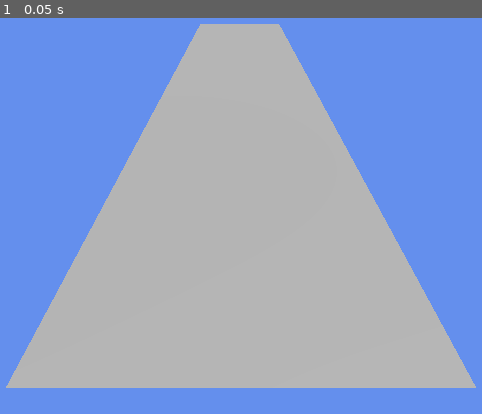
Above: before the commit, frame 1.
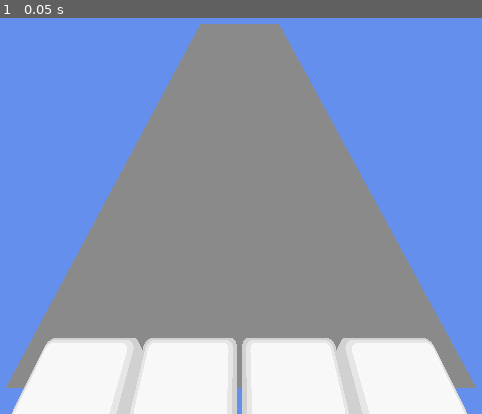
Above: after the commit, the same moment.

Repository: ISC2480/Project-Rhythm-
Game: Godot game, scene res://Scenes/gameplay.tscn
Two runs of this game, one before a commit and one after it. Both use one fixed random seed, a clock stepped at 60 frames per second and the inputs below.
Inputs:
- Up to frame 1 (0.05 s): no input

The runs differ from the first frame. In frame 1, 58% of the frame differs, in the area x 1-99%, y 1-100%.

Commit message:
added the tap buttons, aligned them best I could, updated lighting so it doesn't blind you when hitting run

Diff:
--- a/Scenes/gameplay.tscn
+++ b/Scenes/gameplay.tscn
@@ -2,6 +2,7 @@
 
 [ext_resource type="PackedScene" uid="uid://ghrdot3ccx0c" path="res://Scenes/stage.tscn" id="1_wbxth"]
 [ext_resource type="Script" uid="uid://s43vaqp5efoe" path="res://Scripts/Gameplay/judgement_system.gd" id="2_ej4tk"]
+[ext_resource type="PackedScene" uid="uid://cgqij81q33yig" path="res://Scenes/tapButtons.tscn" id="3_m34ki"]
 
 [sub_resource type="Environment" id="Environment_x5sen"]
 background_mode = 1
@@ -26,7 +27,11 @@
 environment = SubResource("Environment_x5sen")
 
 [node name="DirectionalLight3D" type="DirectionalLight3D" parent="." unique_id=124798344]
-transform = Transform3D(0.8660254, -0.35355338, 0.35355338, 0, 0.70710677, 0.70710677, -0.5, -0.6123724, 0.6123724, 0, 0, 0)
+transform = Transform3D(1, 0, 0, 0, 1, 0, 0, 0, 1, -0.112906724, 2.5486145, 0.1647929)
+light_energy = 0.5
 
 [node name="JudgementSystem" type="Node" parent="." unique_id=1436275965]
 script = ExtResource("2_ej4tk")
+
+[node name="TapButtons" parent="." unique_id=1982222464 instance=ExtResource("3_m34ki")]
+transform = Transform3D(0.55, 0, 0, 0, 1, 0, 0, 0, 1, -0.22, 0.1, 0)
--- /dev/null
+++ b/Scenes/tapButtons.tscn
@@ -0,0 +1,17 @@
+[gd_scene format=3 uid="uid://cgqij81q33yig"]
+
+[ext_resource type="PackedScene" uid="uid://do4myttmc2jyr" path="res://Models/Project_Rhythm_Button.glb" id="1_puhug"]
+
+[node name="TapButtons" type="Node3D" unique_id=1982222464]
+
+[node name="Project_Rhythm_Button" parent="." unique_id=2092954963 instance=ExtResource("1_puhug")]
+transform = Transform3D(-3.059797e-08, -1, -4.371139e-08, 0, -4.371139e-08, 1, -0.7, 4.371139e-08, 1.9106855e-15, -2, 0, 0)
+
+[node name="Project_Rhythm_Button3" parent="." unique_id=1783362466 instance=ExtResource("1_puhug")]
+transform = Transform3D(-3.059797e-08, -1, -4.371139e-08, 0, -4.371139e-08, 1, -0.7, 4.371139e-08, 1.9106855e-15, 1.2, 0, 0)
+
+[node name="Project_Rhythm_Button2" parent="." unique_id=1099369085 instance=ExtResource("1_puhug")]
+transform = Transform3D(-3.059797e-08, -1, -4.371139e-08, 0, -4.371139e-08, 1, -0.7, 4.371139e-08, 1.9106855e-15, -0.4, 0, 0)
+
+[node name="Project_Rhythm_Button4" parent="." unique_id=1259860180 instance=ExtResource("1_puhug")]
+transform = Transform3D(-3.059797e-08, -1, -4.371139e-08, 0, -4.371139e-08, 1, -0.7, 4.371139e-08, 1.9106855e-15, 2.8, 0, 0)
Binary file added: Models/ProjectRhythm_TapNote.glb
Not shown, added: Models/ProjectRhythm_TapNote.glb.import
Binary file added: Models/Project_Rhythm_Button.glb
Not shown, added: Models/Project_Rhythm_Button.glb.import
